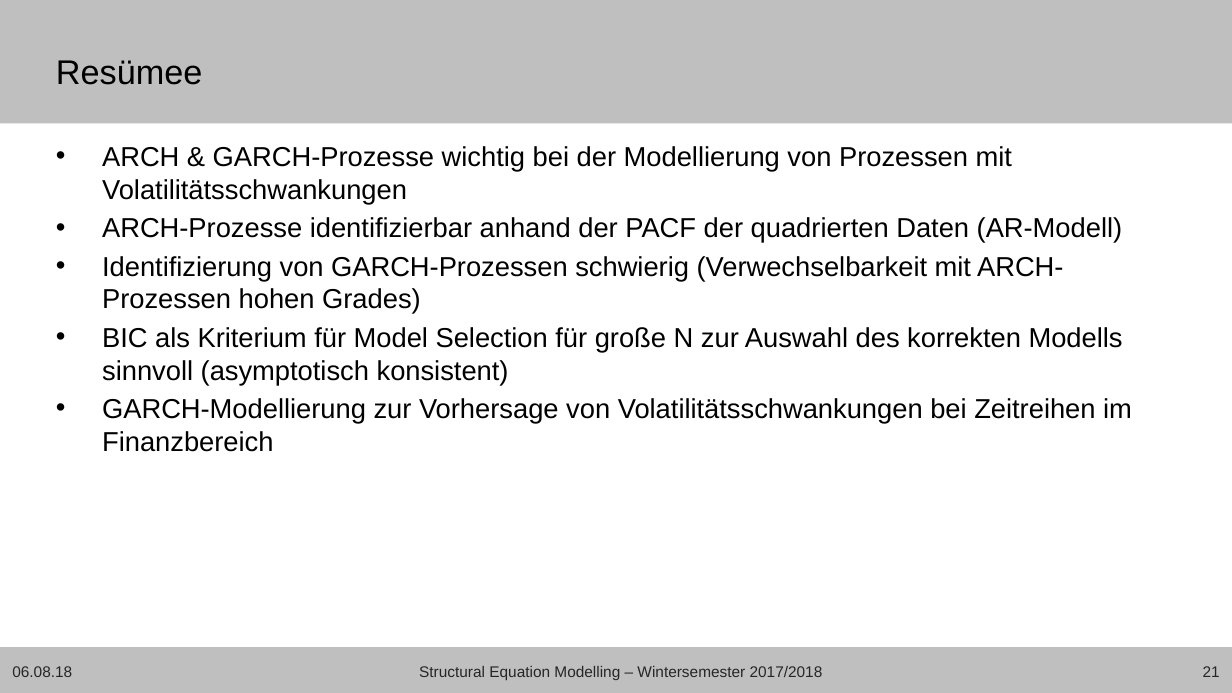
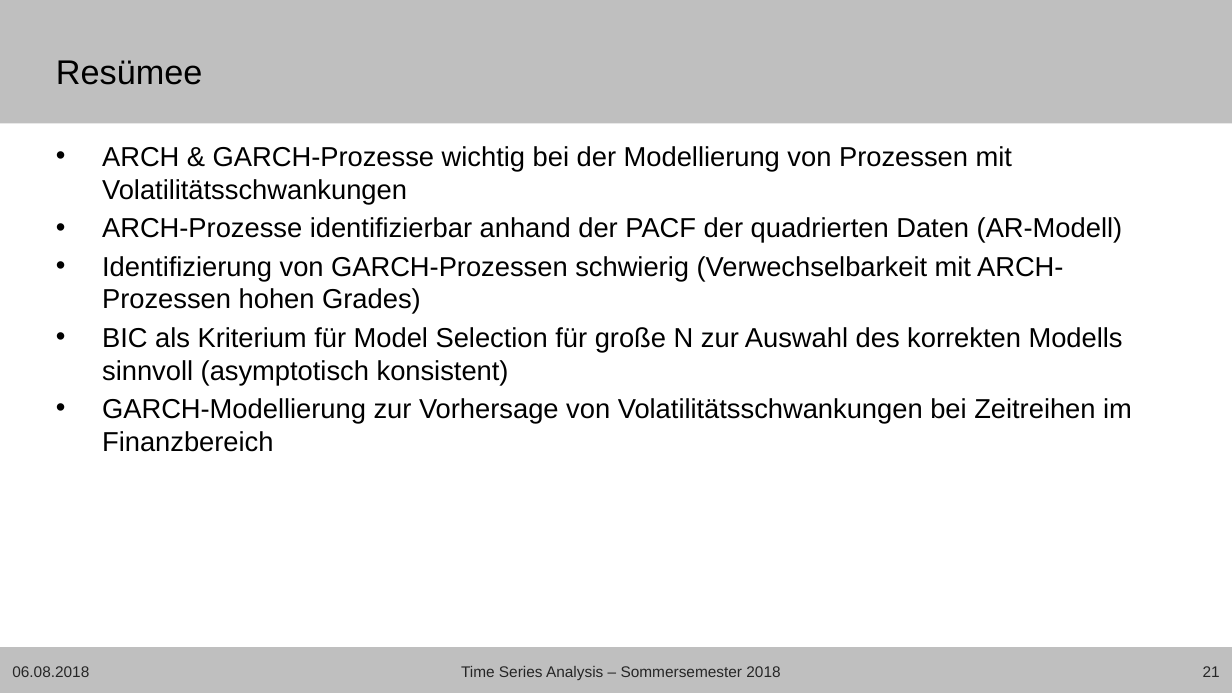
Before and after one commit to Janis90/time-series-anaysis, a slide deck: slide 21 of presentation/tsa_presentation_final.pptx. Drawn at 1232x693 pixels with LibreOffice and Linux fonts; fonts in the diff are those of the drawing; background and template pictures are left out. Boxes give left, top, right and bottom in pixels: in the first picture for what was removed or moved away, otherwise in the second. Text is boxed around its words. In the diff, an @@ line names an element or a change of style, - is before the commit and + after.

```diff
--- a/presentation/tsa_presentation_final.pptx
+++ b/presentation/tsa_presentation_final.pptx
@@ text at [12, 666, 89, 677]: text changed @@
-06.08.18
+06.08.2018
@@ text at [461, 666, 780, 680]: text changed @@
-Structural Equation Modelling – Wintersemester 2017/2018
+Time Series Analysis – Sommersemester 2018
```
Also in this commit, not shown: 22 other slides changed.
